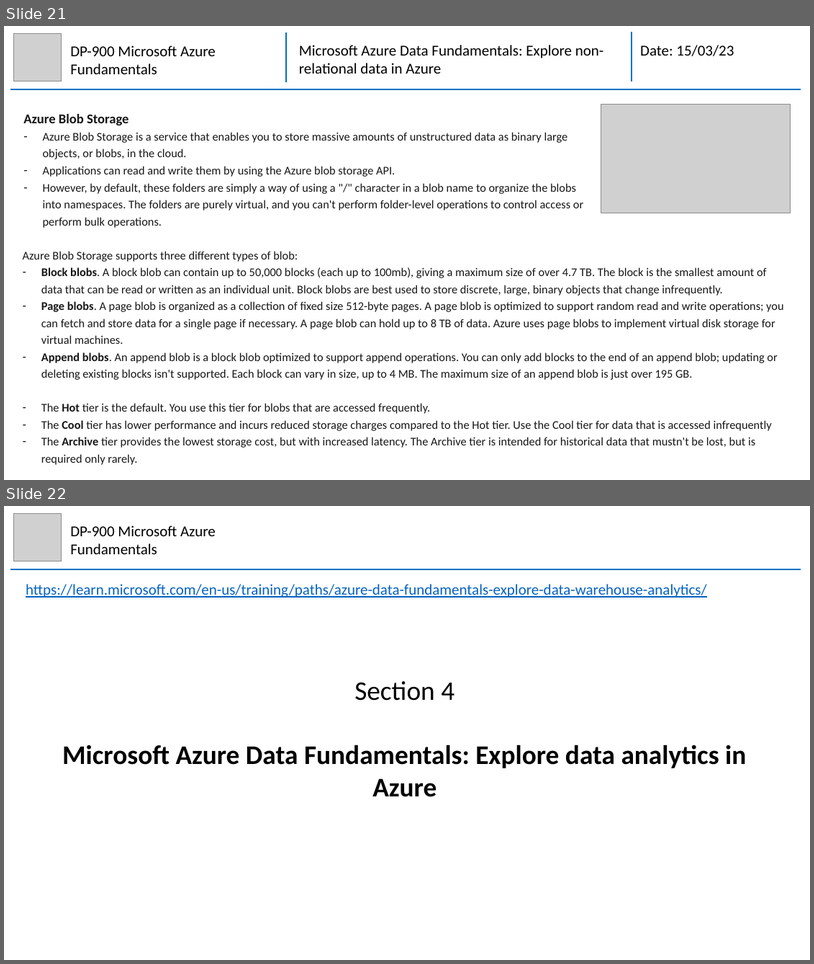
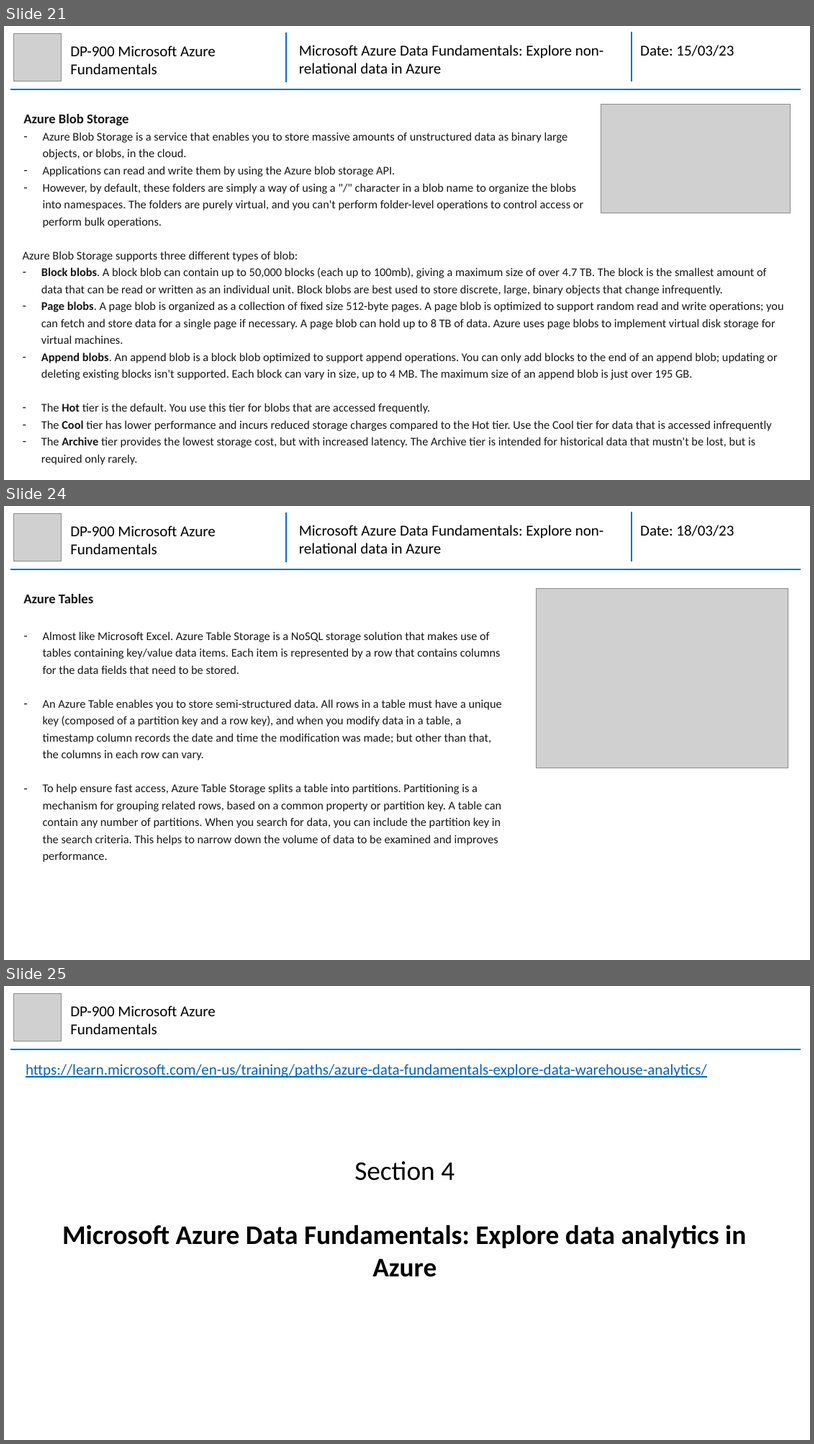
Before and after one commit to mhaythornthwaite/Testing_ML_Algorithms, a slide deck: Azure_DP-900_Fundamentals/MJH_DP-900_Azure_Fundamentals_Notes.pptx. Shown one above the other, each under a label of ours: slides 21 and 22 before the commit, slides 21, 24 and 25 after it; the slides between them are not shown. The pictures are 814x964 and 814x1444 pixels, drawn with LibreOffice and Linux fonts; fonts in the diff are those of the drawing; grey boxes stand for pictures. Boxes give left, top, right and bottom in pixels: in the first picture for what was removed or moved away, otherwise in the second. Text is boxed around its words. In the diff, an @@ line names an element or a change of style, - is before the commit and + after.

Commit message:
Azure DP900 Section 3 Module 1

```diff
--- a/Azure_DP-900_Fundamentals/MJH_DP-900_Azure_Fundamentals_Notes.pptx
+++ b/Azure_DP-900_Fundamentals/MJH_DP-900_Azure_Fundamentals_Notes.pptx
@@ slide 24 added at bbox=[4, 506, 810, 960], background #FFFFFF @@
@@ picture added at bbox=[13, 513, 62, 561] @@
@@ text added at bbox=[70, 525, 216, 554], 18 pt, text #000000 @@
+DP-900 Microsoft Azure Fundamentals
@@ group added at bbox=[10, 512, 801, 569]: 3 lines, 2 texts @@
+Microsoft Azure Data Fundamentals: Explore non-relational data in Azure
+Date: 18/03/23
@@ picture added at bbox=[537, 588, 790, 768] @@
@@ text added at bbox=[23, 594, 502, 862], 14 pt, text #161616 @@
+Azure Tables
+– Almost like Microsoft Excel. Azure Table Storage is a NoSQL storage solution that makes use of tables containing key/value data items. Each item is represented by a row that contains columns for the data fields that need to be stored.
+– An Azure Table enables you to store semi-structured data. All rows in a table must have a unique key (composed of a partition key and a row key), and when you modify data in a table, a timestamp column records the date and time the modification was made; but other than that, the columns in each row can vary.
+– To help ensure fast access, Azure Table Storage splits a table into partitions. Partitioning is a mechanism for grouping related rows, based on a common property or partition key. A table can contain any number of partitions. When you search for data, you can include the partition key in the search criteria. This helps to narrow down the volume of data to be examined and improves performance.
@@ what was slide 22 is now slide 25 @@
```
Also in this commit, not shown: 2 other slides added.
